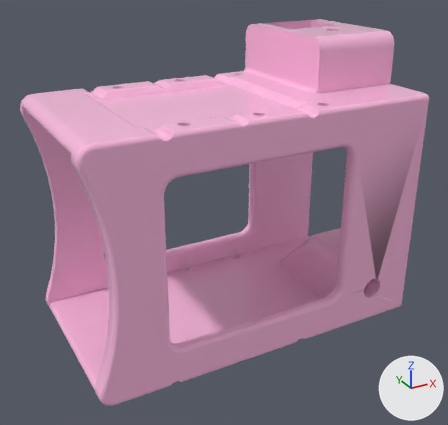
One commit to the OBJ model CAD, STL, OBJ Files/3 OBJ/XYZ Stage V5_Z Stage Part V5.obj: the scene before it, then after it.
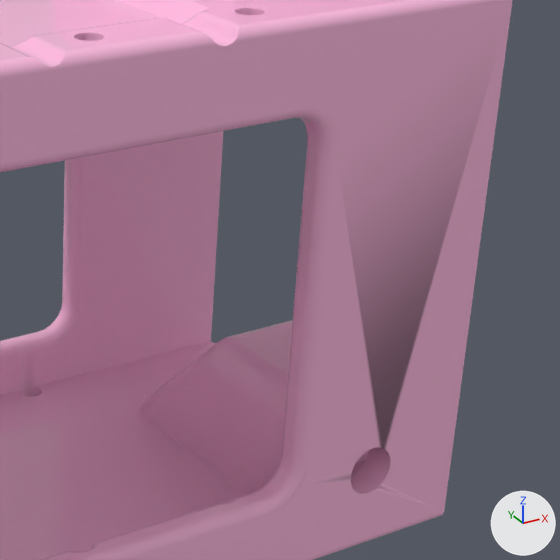
Each version appears first whole from a 50 mm lens placed at (-99.0, -115.3, 67.9), pointed at (-47.6, -21.8, 21.2), and next in a close-up on the part from 50% to 100% of the width and 23% to 76% of the height. The lights are fixed; the arrows at lower right show +X, +Y and +Z. Where no turn or scale is listed for an object, it has been applied to the vertices.

The first close-up shows 'XYZ Stage V5_Z Stage Part V5'.
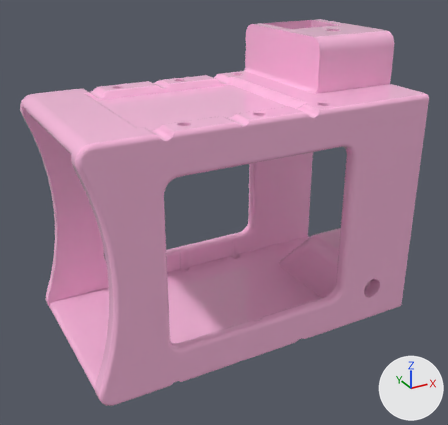
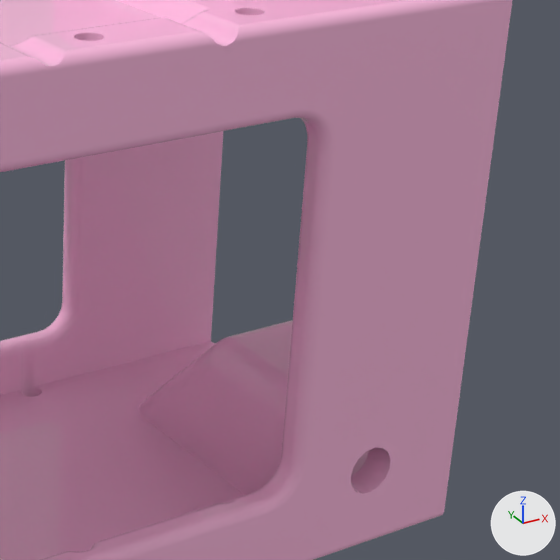
What differs and where, as boxes [x1, y1, x2, y2] in the close-ups (560 x 560 px; the box of a moved part takes in the faces that stretch with it):
part 1 of me_xyz_stage_v5_z_stage_part_v5, moved or reshaped: before [129, 0, 513, 560]; after [225, 450, 369, 560]

The change, as a diff of the scene's bpy script:
```diff
--- a/CAD, STL, OBJ Files/3 OBJ/XYZ Stage V5_Z Stage Part V5.obj.py
+++ b/CAD, STL, OBJ Files/3 OBJ/XYZ Stage V5_Z Stage Part V5.obj.py
@@ me_xyz_stage_v5_z_stage_part_v5 @@
 # used by ob_xyz_stage_v5_z_stage_part_v5; location = (0.0, 0.0, 0.0)
-me_xyz_stage_v5_z_stage_part_v5.from_pydata(...)  # 2875 vertices, 5487 faces; spans x -78.6..-14.9, y -37.5..-2.5, z -1.1..52.5
+me_xyz_stage_v5_z_stage_part_v5.from_pydata(...)  # 2598 vertices, 5264 faces; spans x -78.6..-14.9, y -37.5..-2.5, z -1.1..52.5
+# me_xyz_stage_v5_z_stage_part_v5 part 1: 36 vertices moved from x -66.6..-14.9, y -36.2..-8.4, z -0.1..10.2 to x -66.5..-14.9, y -36.2..-8.4, z -0.1..10.3; 166 vertices removed from x -77.7..-14.9, y -37.5..-7.8, z -0.5..10.2; 76 vertices added at x -66.9..-14.9, y -37.5..-7.7, z -0.5..10.3
 me_xyz_stage_v5_z_stage_part_v5.materials.append(mat_255_128_192)
```
